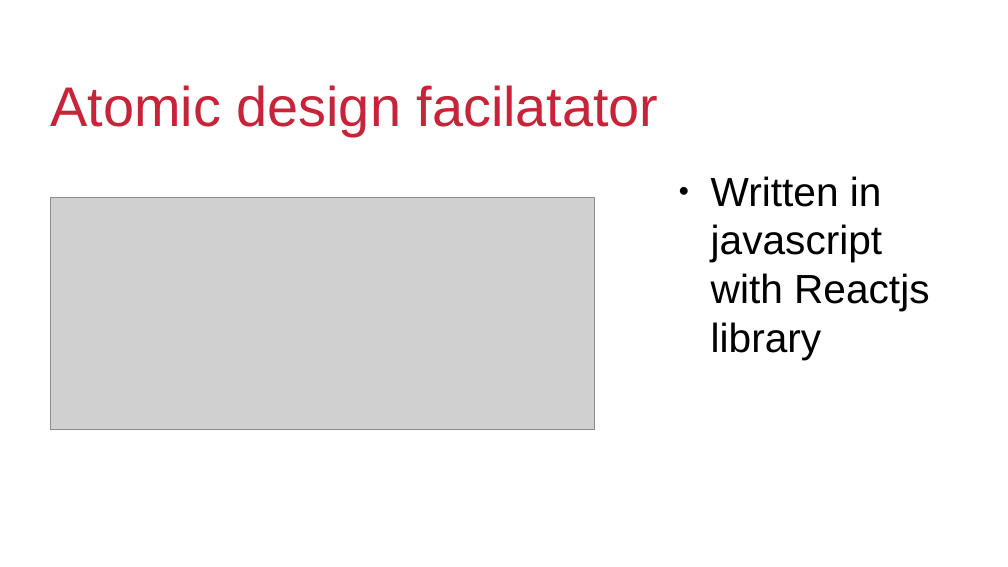
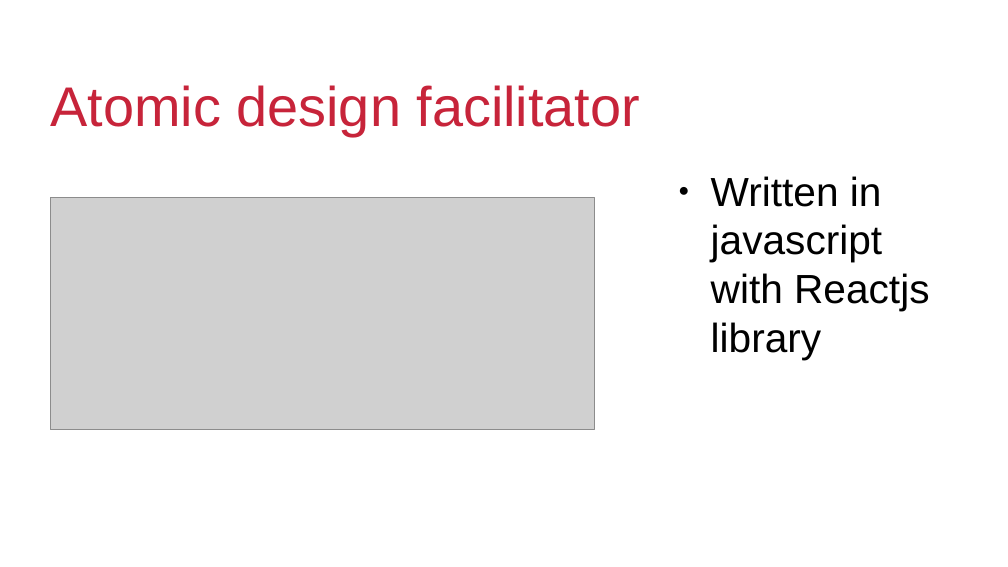
Before and after one commit to Guya-LTD/srs, a slide deck: slide 4 of guya-ltd-presentation.odp. Drawn at 1008x567 pixels with LibreOffice and Linux fonts; fonts in the diff are those of the drawing; grey boxes stand for pictures; background and template pictures are left out. Boxes give left, top, right and bottom in pixels: in the first picture for what was removed or moved away, otherwise in the second. Text is boxed around its words. In the diff, an @@ line names an element or a change of style, - is before the commit and + after.

```diff
--- a/guya-ltd-presentation.odp
+++ b/guya-ltd-presentation.odp
@@ title at [50,85,640,136]: text changed @@
-Atomic design facilatator
+Atomic design facilitator
```
Also in this commit, not shown: 1 other slide changed, 2 slides added, 2 slides removed.
